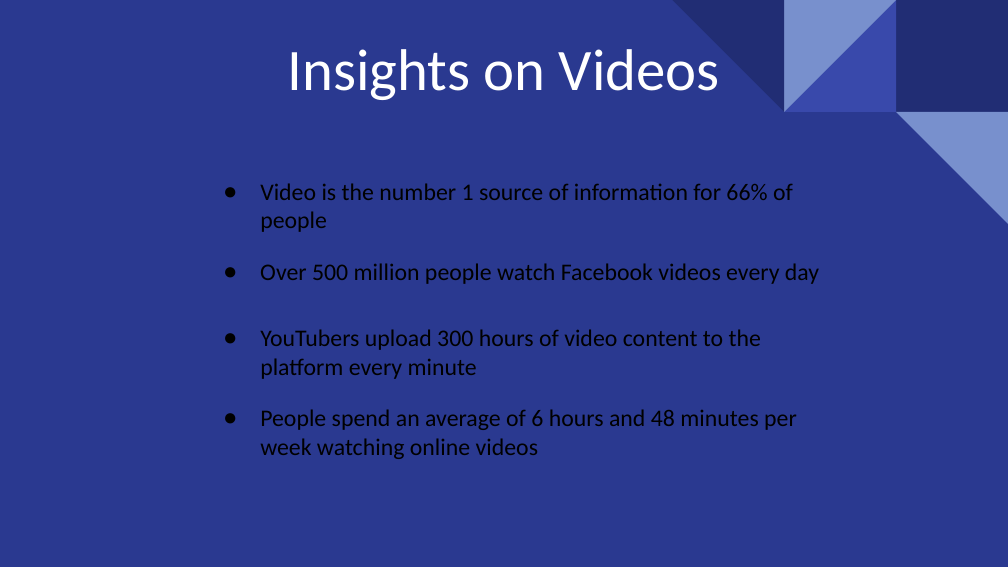
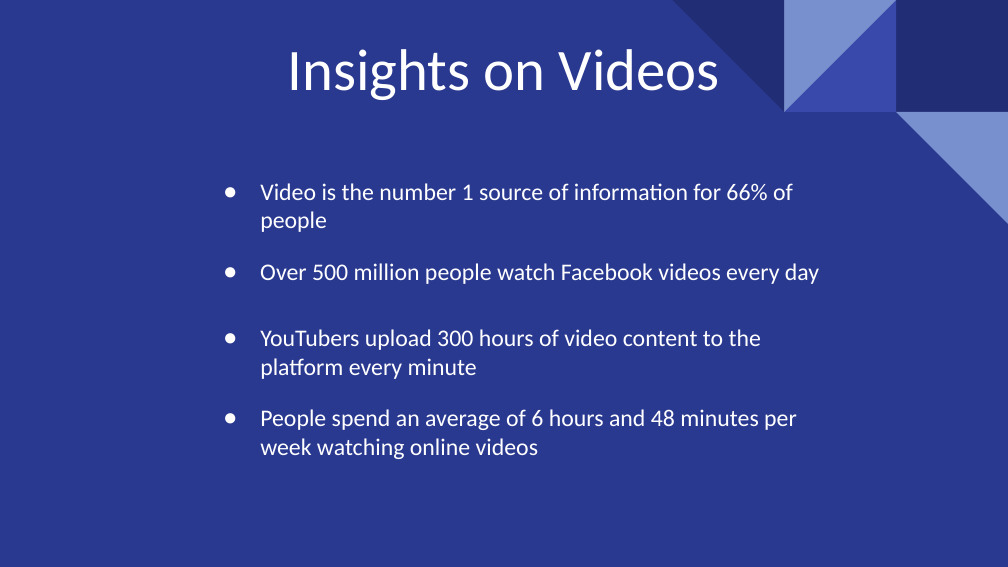
Before and after one commit to branavan94/Python_ForDataAnalysis, a slide deck: slide 2 of Python for Data Analysis.pptx. Drawn at 1008x567 pixels with LibreOffice and Linux fonts; fonts in the diff are those of the drawing. Boxes give left, top, right and bottom in pixels: in the first picture for what was removed or moved away, otherwise in the second. Text is boxed around its words. In the diff, an @@ line names an element or a change of style, - is before the commit and + after.

```diff
--- a/Python for Data Analysis.pptx
+++ b/Python for Data Analysis.pptx
@@ text colour #000000 to #FFFFFF; bullet colour #000000 to #FFFFFF in 4 elements at (260,183,793,232), (260,263,819,284), (260,329,761,379), (260,409,797,459) @@
```
Also in this commit, not shown: 2 other slides changed.
